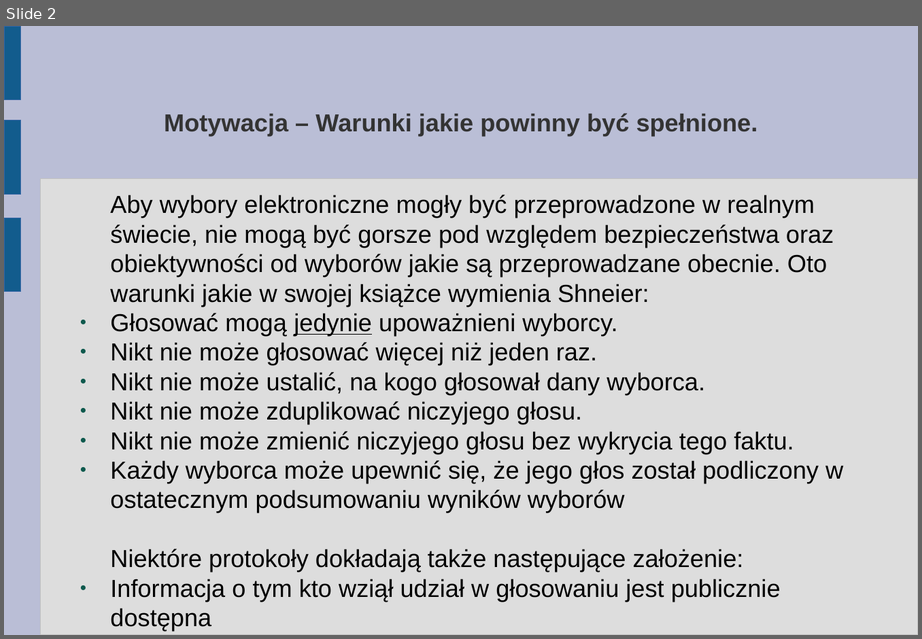
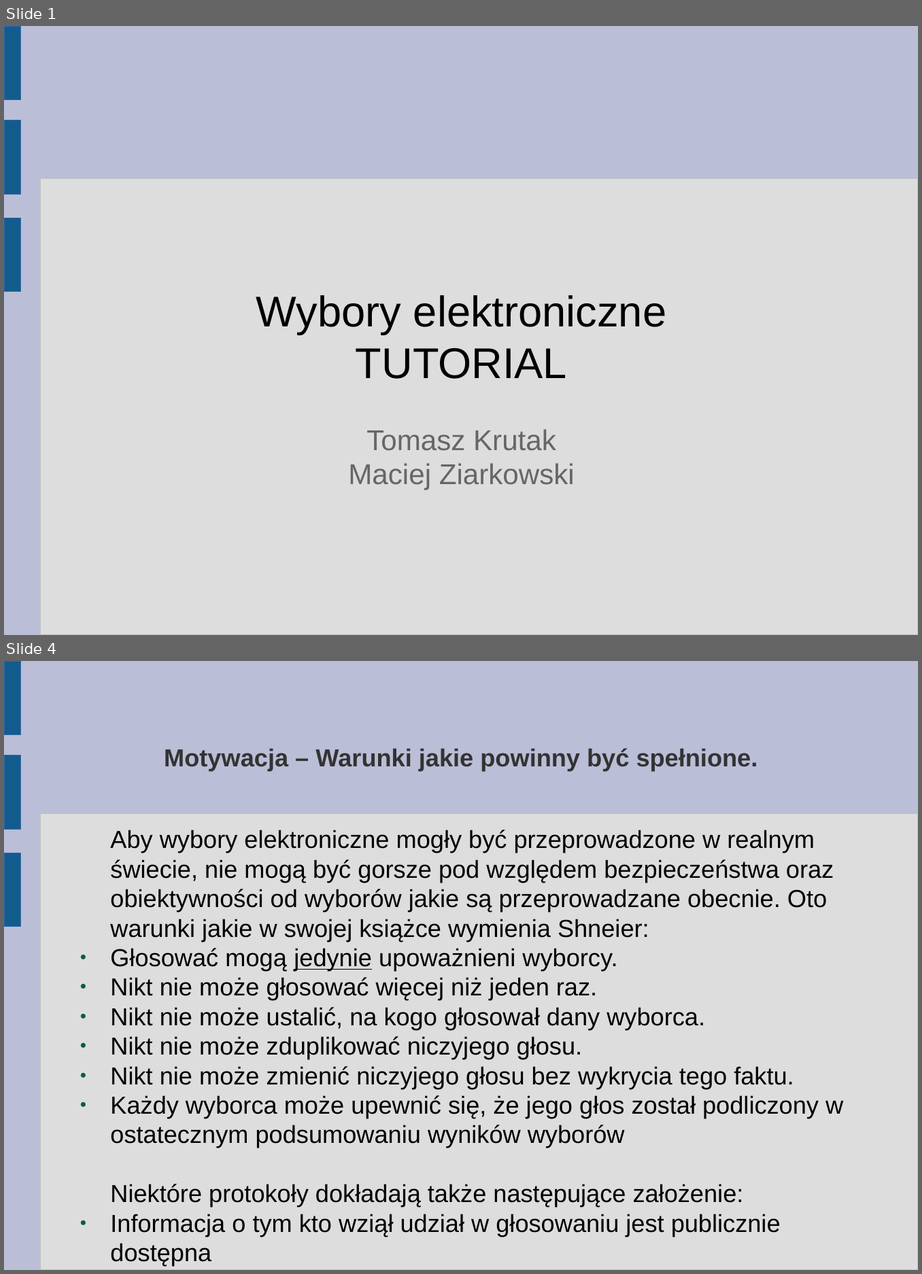
Before and after one commit to abhay123lp/internetvotingsystem, a slide deck: Tutorial/1. Motywacja (dla kazdego).odp. Shown one above the other, each under a label of ours: slide 2 before the commit, slides 1 and 4 after it; the slides between them are not shown. The pictures are 922x639 and 922x1274 pixels, drawn with LibreOffice and Linux fonts; fonts in the diff are those of the drawing. Boxes give left, top, right and bottom in pixels: in the first picture for what was removed or moved away, otherwise in the second. Text is boxed around its words. In the diff, an @@ line names an element or a change of style, - is before the commit and + after.

```diff
--- a/Tutorial/1. Motywacja (dla kazdego).odp
+++ b/Tutorial/1. Motywacja (dla kazdego).odp
@@ slide 1 added at [4,26,918,635], background #BABED6; not listed: 4 template elements that a slide beside it also shows @@
@@ subtitle added at [256,295,666,490], 24 pt, text #666666 @@
+Wybory elektroniczne
+TUTORIAL
+Tomasz Krutak
+Maciej Ziarkowski
@@ what was slide 2 is now slide 4 @@
```
Also in this commit, not shown: 1 slide changed, 1 other slide added, 2 other files.
